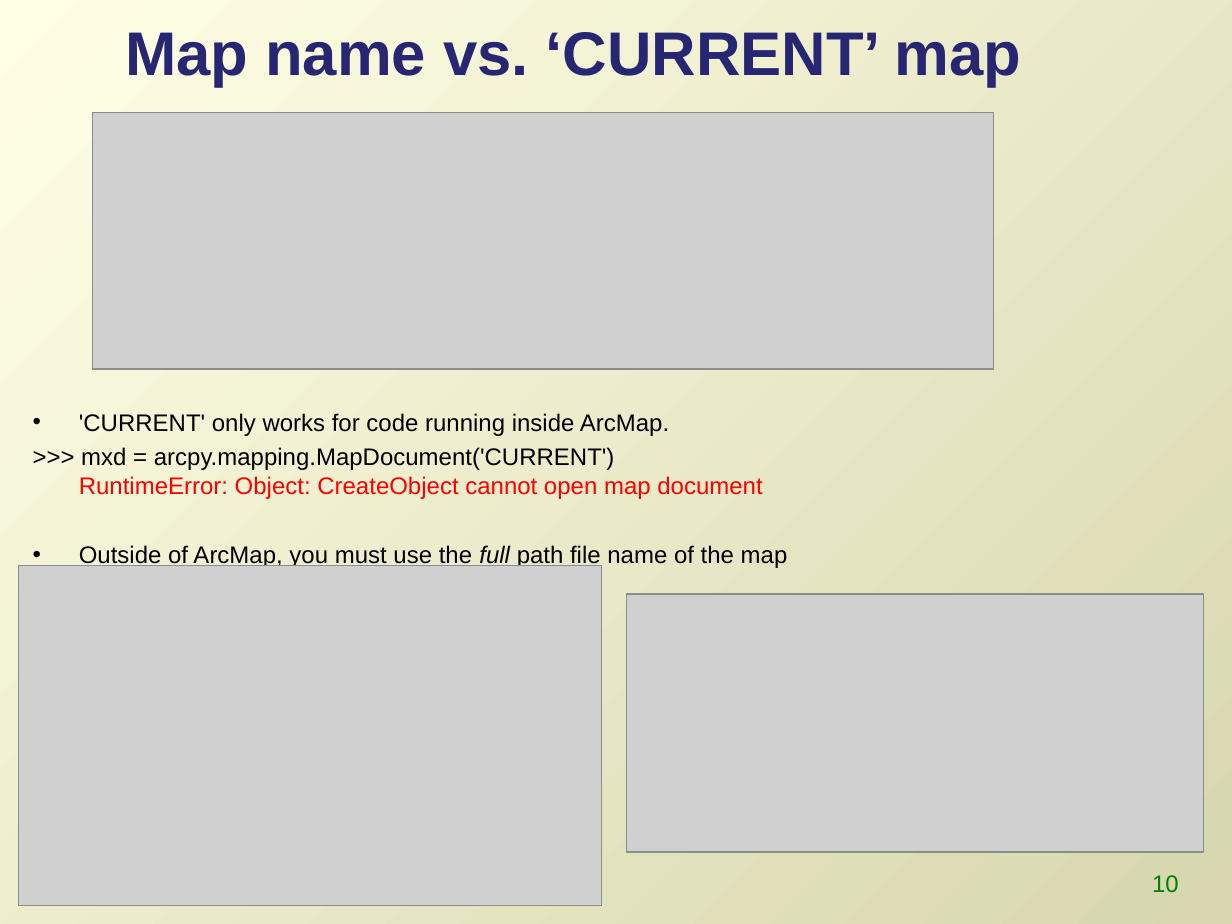
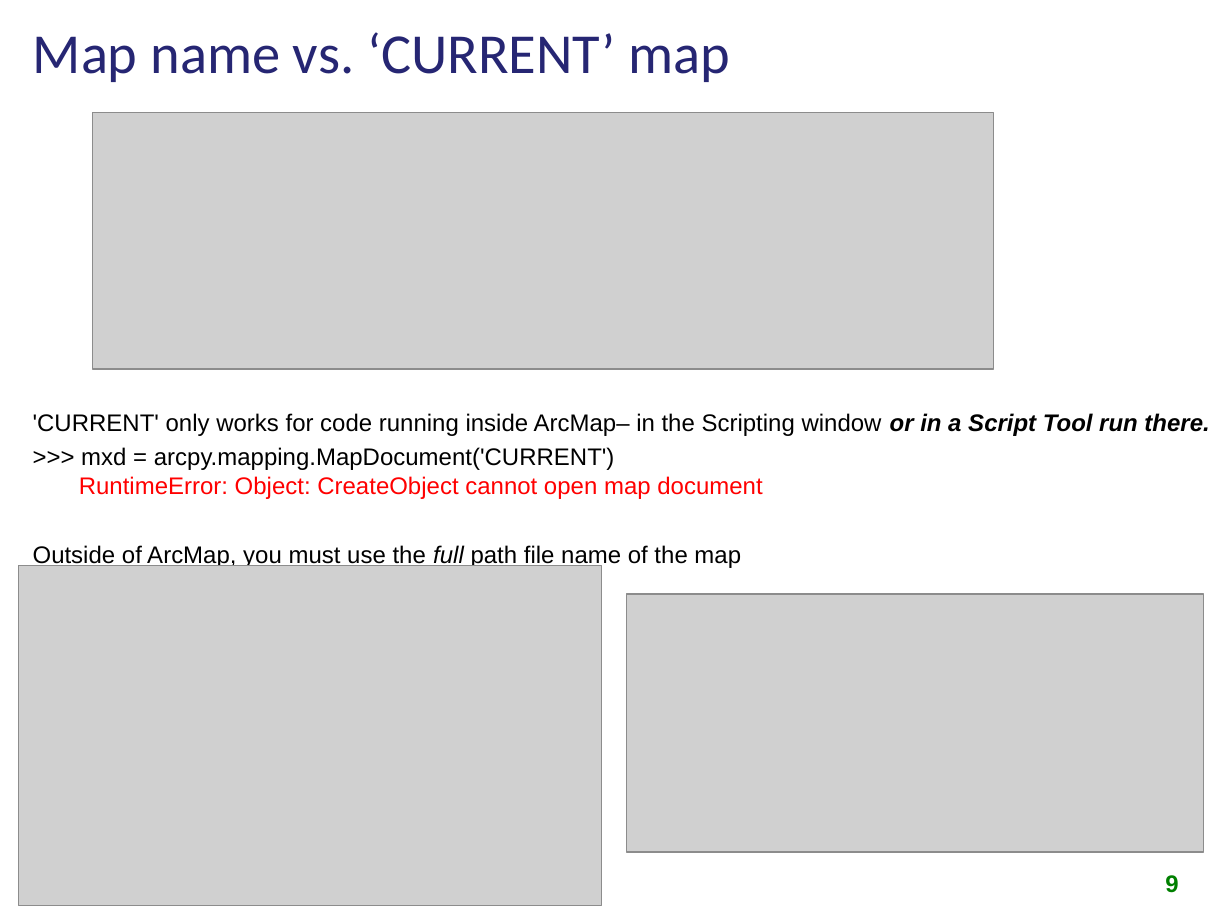
Before and after one commit to lgtateos/gis540, a slide deck: slide 9 of slides/arcpyMapping.ppt (slide 10 before the commit). Drawn at 1232x924 pixels with LibreOffice and Linux fonts; fonts in the diff are those of the drawing; grey boxes stand for pictures. Boxes give left, top, right and bottom in pixels: in the first picture for what was removed or moved away, otherwise in the second. Text is boxed around its words. In the diff, an @@ line names an element or a change of style, - is before the commit and + after.

```diff
--- a/slides/arcpyMapping.ppt
+++ b/slides/arcpyMapping.ppt
@@ background gradient #FFFFE6 to #D7D6AE to #FFFFFF @@
@@ title "Map name vs. ‘CURRENT’ map" moved from (x1=125, y1=32, x2=1022, y2=87) to (x1=33, y1=32, x2=730, y2=82) @@
@@ title "Map name vs. ‘CURRENT’ map" at (x1=33, y1=32, x2=730, y2=82): size 36 to 33 pt, font Arial to Calibri, bold off @@
@@ text at (x1=33, y1=413, x2=1209, y2=436): text changed @@
-• 'CURRENT' only works for code running inside ArcMap.
+'CURRENT' only works for code running inside ArcMap– in the Scripting window or in a Script Tool run there.
@@ text at (x1=33, y1=545, x2=741, y2=569): bullet • to none @@
@@ page number at (x1=1165, y1=875, x2=1178, y2=893): text changed; bold on @@
-10
+9
```
Also in this commit, not shown: 25 other slides changed, 7 slides added, 3 slides removed.
